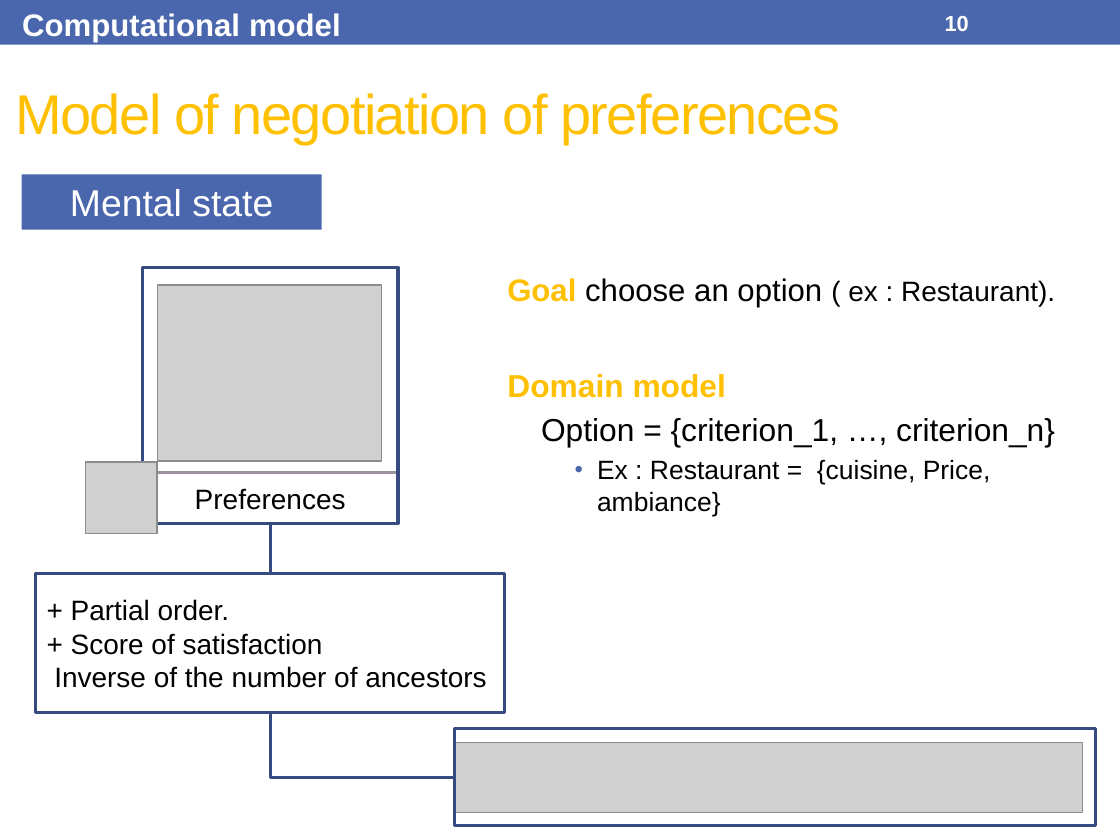
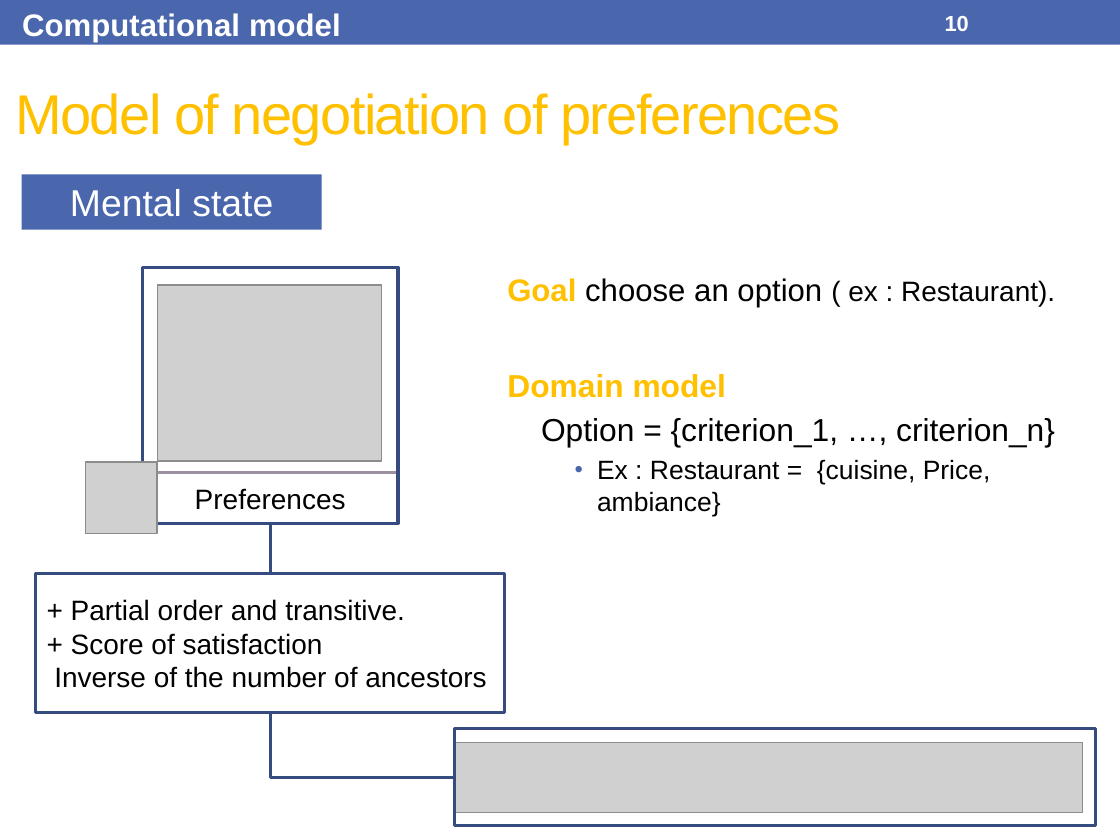
Before and after one commit to Olydia/Discolog, a slide deck: slide 10 of papers/Presentations/IVA17/IVA17.pptx. Drawn at 1120x840 pixels with LibreOffice and Linux fonts; fonts in the diff are those of the drawing; grey boxes stand for pictures. Boxes give left, top, right and bottom in pixels: in the first picture for what was removed or moved away, otherwise in the second. Text is boxed around its words. In the diff, an @@ line names an element or a change of style, - is before the commit and + after.

```diff
--- a/papers/Presentations/IVA17/IVA17.pptx
+++ b/papers/Presentations/IVA17/IVA17.pptx
@@ text in rectangle at (71, 599, 405, 621): text changed @@
-+ Partial order.
++ Partial order and transitive.
```
Also in this commit, not shown: 4 other slides changed, 1 slide added.
